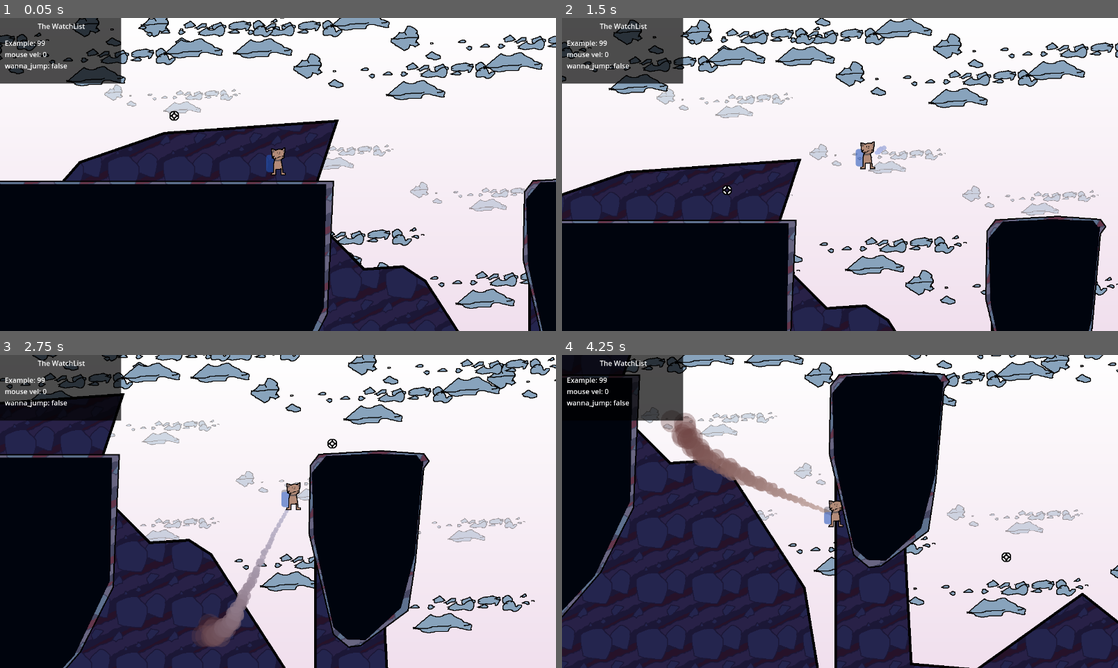
Above: before the commit, frames 1-4 (two rows, left to right).
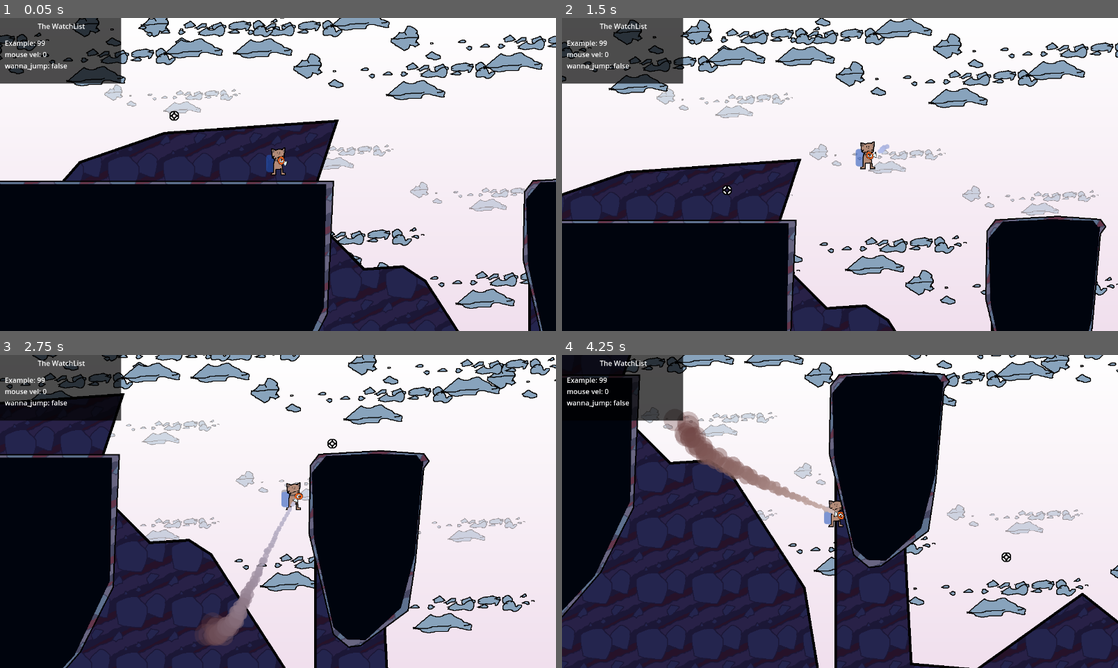
Above: after the commit, the same moments.

Repository: ToxicPoison/rocket-hand-hero
Game: Godot game, scene res://levels/desert/desert.tscn
Same seed, same stepped clock (60 frames per second), same inputs: the game is played once before the commit and once after it.
Inputs (mouse positions are in pixels of both pictures, inside the frame that each line leads up to):
- Up to frame 1 (0.05 s): no input
- Up to frame 2 (1.5 s): move the mouse to (962, 158) at 0.52 s; press the mouse at (962, 158) at 0.53 s; right-click (962, 158) at 0.77 s; move the mouse to (728, 190) at 1.27 s; release the mouse at (728, 190) at 1.28 s; click (728, 190) at 1.35 s
- Up to frame 3 (2.75 s): right-click (166, 527) at 1.52 s; move the mouse to (333, 442) at 2.02 s; press the mouse at (333, 442) at 2.03 s
- Up to frame 4 (4.25 s): move the mouse to (812, 574) at 2.77 s; release the mouse at (812, 574) at 2.78 s; click (812, 574) at 2.85 s; right-click (812, 574) at 3.02 s; move the mouse to (1006, 558) at 3.52 s; press the mouse at (1006, 558) at 3.53 s; right-click (1006, 558) at 3.77 s

The runs differ from the first frame. In frame 1, less than 0.1% of the frame differs, in the area x 49-52%, y 44-48%; in frame 2, less than 0.1%; in frame 3, 0.5%; in frame 4, 1.0%, in the area x 17-51%, y 18-53%.

Commit message:
Rocket hand visual

Diff:
--- a/player/player.tscn
+++ b/player/player.tscn
@@ -6,6 +6,7 @@
 [ext_resource type="Script" path="res://player/rocket.gd" id="2_mt6ie"]
 [ext_resource type="Texture2D" uid="uid://pdrhtwwqdda3" path="res://normal sphere mask.png" id="3_2p3he"]
 [ext_resource type="Script" path="res://player/camera.gd" id="4_o4o6o"]
+[ext_resource type="Texture2D" uid="uid://duvgso2eu3drn" path="res://features/checkpoint/checkpoint.png" id="4_pr7iq"]
 [ext_resource type="Script" path="res://player/grapple.gd" id="5_aa6iw"]
 [ext_resource type="Texture2D" uid="uid://dv1vmq0kt87ga" path="res://player/grapple.png" id="6_it2xr"]
 
@@ -30,8 +31,23 @@
 floor_snap_length = 3.0
 script = ExtResource("1_6tb6q")
 
+[node name="FuelPack" type="ProgressBar" parent="."]
+modulate = Color(0.188235, 0.45098, 1, 1)
+offset_left = -29.0
+offset_top = -7.0
+offset_right = 11.0
+offset_bottom = 14.0
+rotation = -1.5708
+max_value = 1.0
+value = 0.1
+show_percentage = false
+
+[node name="Player" type="Sprite2D" parent="."]
+texture = ExtResource("1_7tm1o")
+offset = Vector2(0, -32)
+
 [node name="Rocket" type="Node2D" parent="."]
-position = Vector2(0, -27)
+position = Vector2(7, -30)
 script = ExtResource("2_mt6ie")
 gradient = SubResource("Gradient_ahlhs")
 
@@ -48,6 +64,12 @@
 color = Color(0.560784, 0.854902, 0.996078, 1)
 color_ramp = SubResource("Gradient_bla7j")
 
+[node name="Sprite2D" type="Sprite2D" parent="Rocket"]
+position = Vector2(0, 2)
+rotation = 1.5708
+scale = Vector2(0.359375, 0.375)
+texture = ExtResource("4_pr7iq")
+
 [node name="CollisionShape2D" type="CollisionShape2D" parent="."]
 position = Vector2(0, -27)
 shape = SubResource("RectangleShape2D_h7w6t")
@@ -56,21 +78,6 @@
 top_level = true
 position_smoothing_speed = 2.0
 script = ExtResource("4_o4o6o")
-
-[node name="FuelPack" type="ProgressBar" parent="."]
-modulate = Color(0.188235, 0.45098, 1, 1)
-offset_left = -29.0
-offset_top = -7.0
-offset_right = 11.0
-offset_bottom = 14.0
-rotation = -1.5708
-max_value = 1.0
-value = 0.1
-show_percentage = false
-
-[node name="Player" type="Sprite2D" parent="."]
-texture = ExtResource("1_7tm1o")
-offset = Vector2(0, -32)
 
 [node name="Cursor" type="Node2D" parent="."]
 z_index = 1
@@ -84,7 +91,7 @@
 shape = SubResource("RectangleShape2D_18uwt")
 
 [node name="Grapple" type="Node2D" parent="."]
-position = Vector2(0, -60)
+position = Vector2(11, -27)
 script = ExtResource("5_aa6iw")
 
 [node name="Grapple2" type="Sprite2D" parent="Grapple"]
--- a/player/rocket.gd
+++ b/player/rocket.gd
@@ -28,6 +28,7 @@
 	var fuel_ratio = fuel / MAX_FUEL
 	exhaust.color = gradient.sample(fuel_ratio)
 	fuel_pack.set_as_ratio(fuel_ratio)
+	$Sprite2D.visible = !can_fire or player.flying or !player.is_on_floor()
 
 func _physics_process(delta):
 	if can_fire and !player.is_on_floor() and Input.is_action_pressed("fire") and !player.grappling and fuel - delta > 0:
Not shown: 1 places in player/player.tscn that only renumber resources
